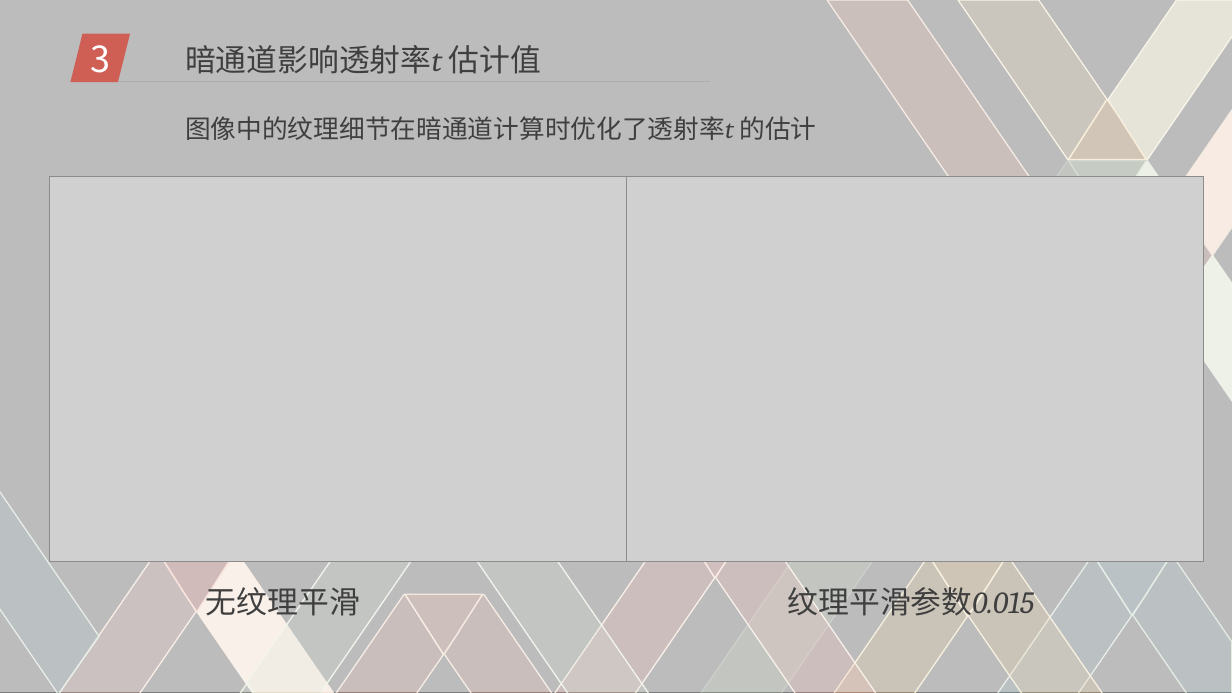
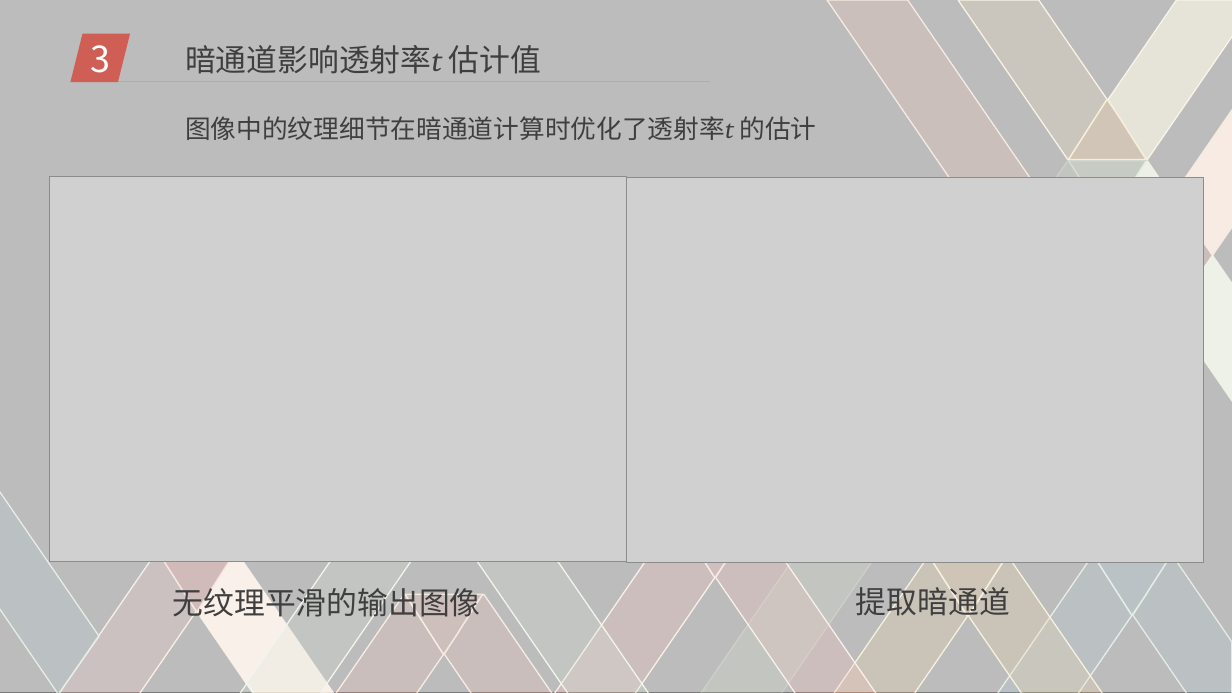
Before and after one commit to DigitalMedia2017-20/Mid-term, a slide deck: slide 12 of pre.ppt (slide 9 before the commit). Drawn at 1232x693 pixels with LibreOffice and Linux fonts; fonts in the diff are those of the drawing; grey boxes stand for pictures; background and template pictures are left out. Boxes give left, top, right and bottom in pixels: in the first picture for what was removed or moved away, otherwise in the second. Text is boxed around its words. In the diff, an @@ line names an element or a change of style, - is before the commit and + after.

```diff
--- a/pre.ppt
+++ b/pre.ppt
@@ text at box(173, 583, 481, 623): text changed @@
-无纹理平滑
+无纹理平滑的输出图像
@@ text removed at box(788, 581, 1034, 621) @@
-纹理平滑参数0.015
@@ text added at box(856, 582, 1010, 622), 24 pt, text #3F3F3F @@
+提取暗通道
```
Also in this commit, not shown: 3 other slides changed, 4 slides added.
